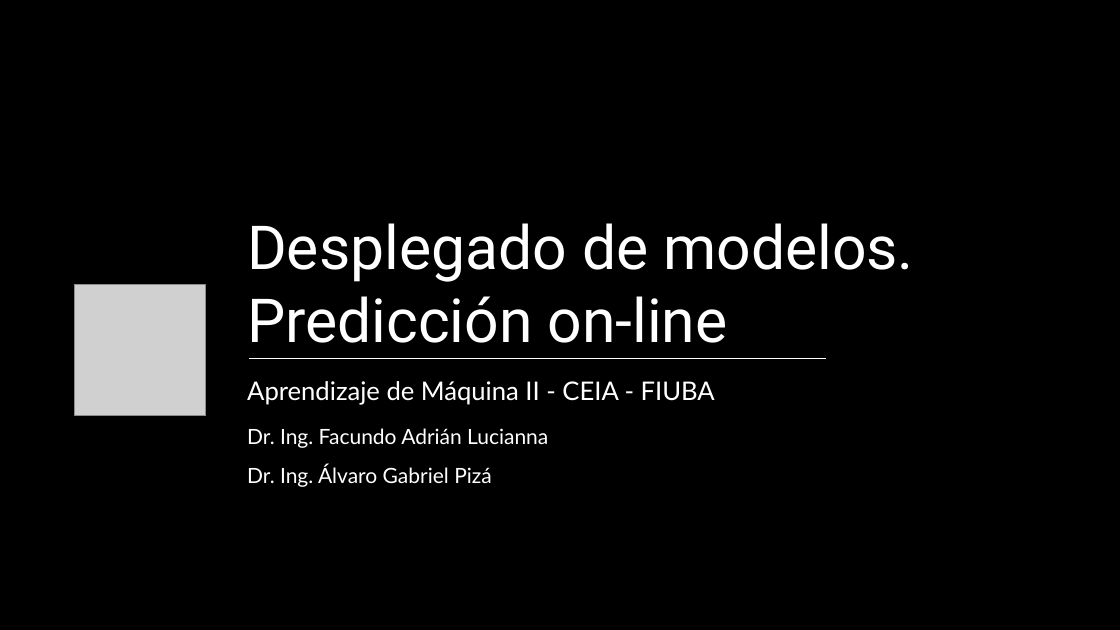
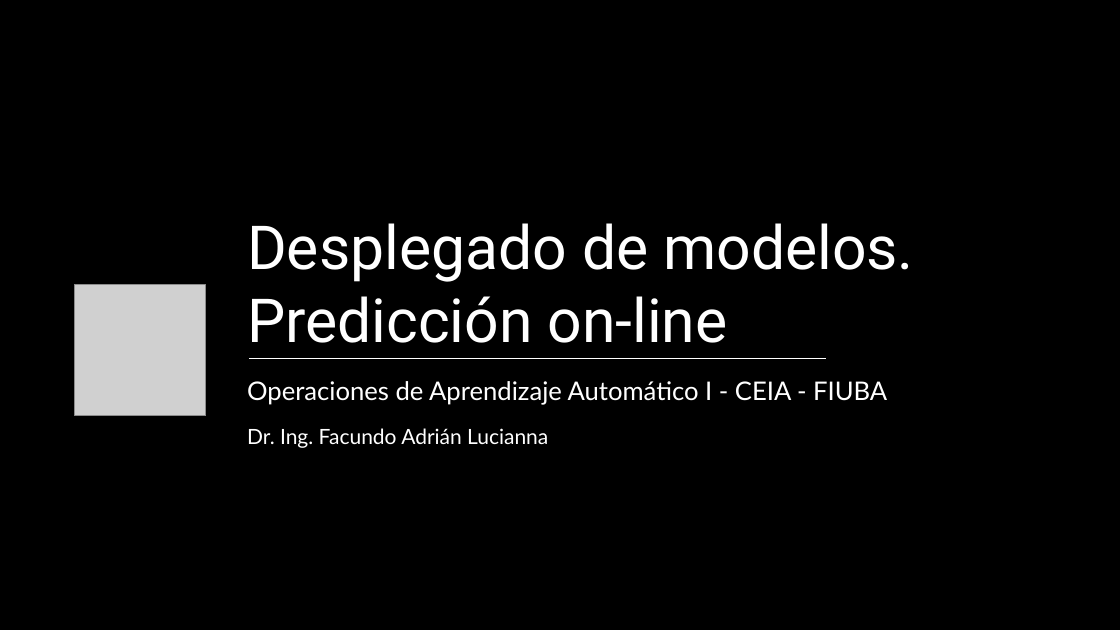
Before and after one commit to FIUBA-Posgrado-Inteligencia-Artificial/aprendizaje_maquina_II, a slide deck: slide 1 of clase6/teoria/clase6.pptx. Drawn at 1120x630 pixels with LibreOffice and Linux fonts; fonts in the diff are those of the drawing; grey boxes stand for pictures; background and template pictures are left out; a plain dark background stands for a picture behind light text. Boxes give left, top, right and bottom in pixels: in the first picture for what was removed or moved away, otherwise in the second. Text is boxed around its words. In the diff, an @@ line names an element or a change of style, - is before the commit and + after.

```diff
--- a/clase6/teoria/clase6.pptx
+++ b/clase6/teoria/clase6.pptx
@@ subtitle at [247,381,887,405]: text changed @@
-Aprendizaje de Máquina II - CEIA - FIUBA
+Operaciones de Aprendizaje Automático I - CEIA - FIUBA
@@ text at [247,465,492,487]: paragraph removed @@
-Dr. Ing. Álvaro Gabriel Pizá
```
Also in this commit, not shown: 39 other slides changed, 2 other files.
